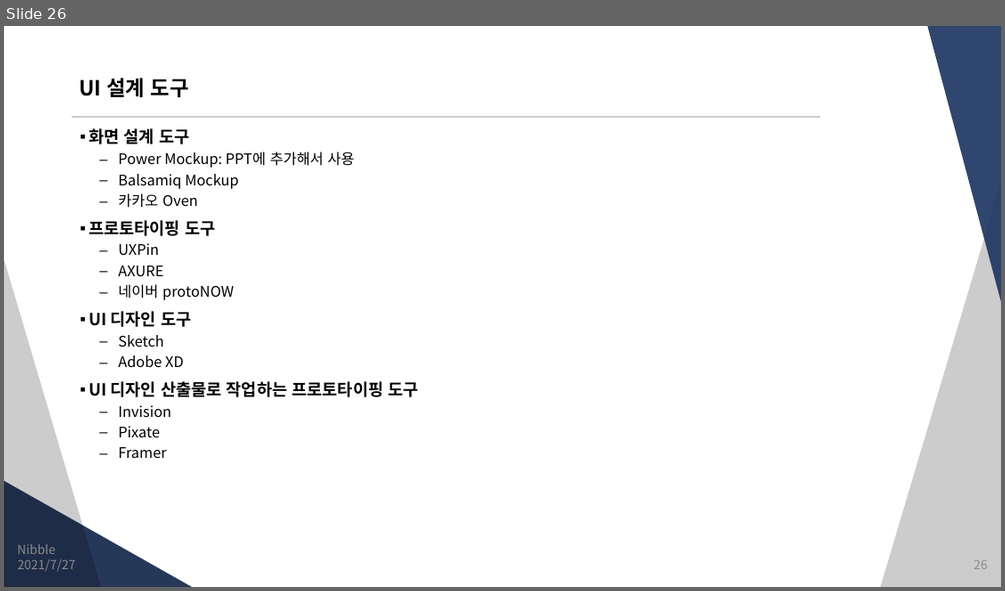
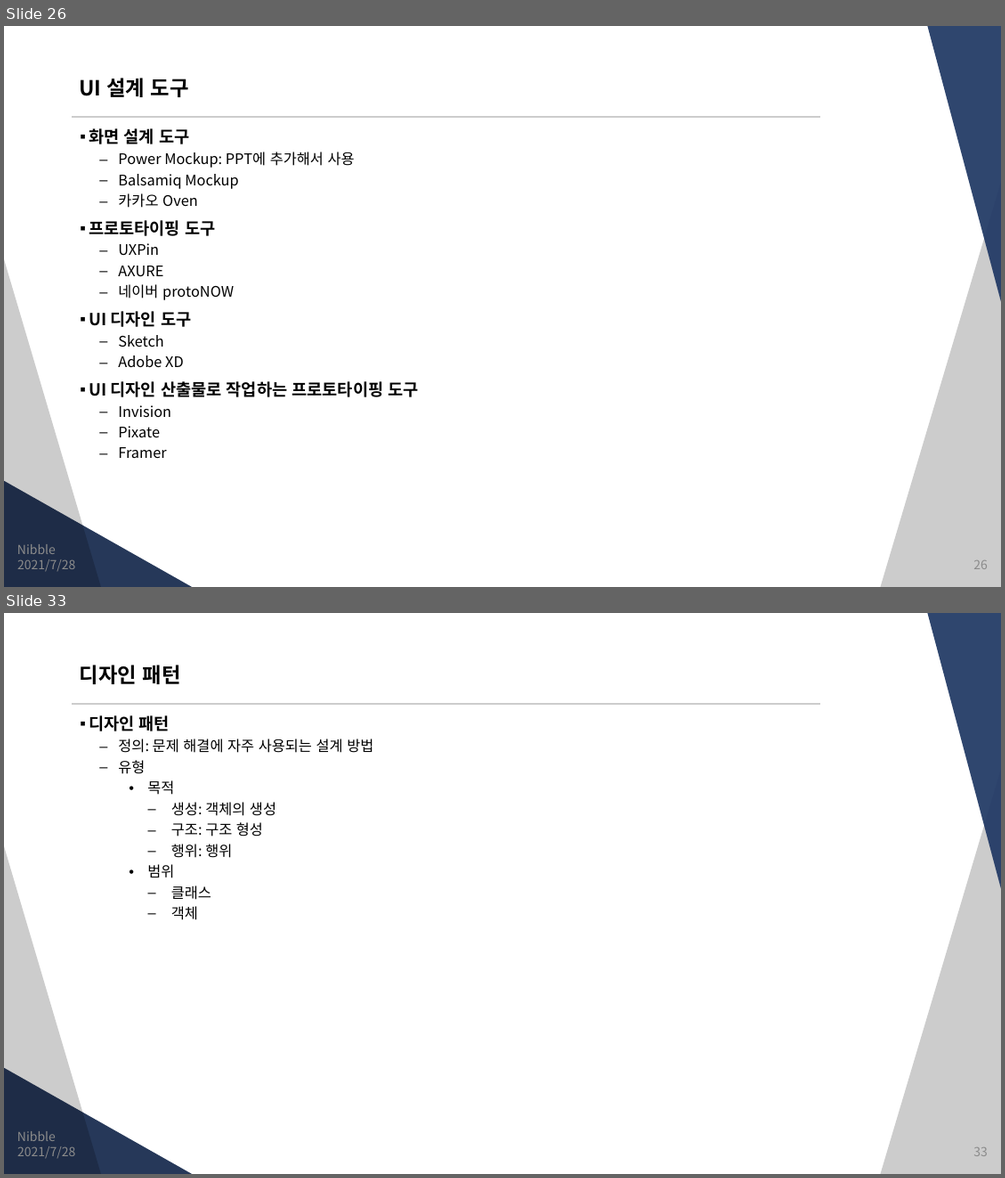
Before and after one commit to JungSangHyeon/2021-TIL, a slide deck: 정보처리기사/정보처리기사.pptx. Shown one above the other, each under a label of ours: slide 26 before the commit, slides 26 and 33 after it; the slides between them are not shown. The pictures are 1005x591 and 1005x1178 pixels, drawn with LibreOffice and Linux fonts; fonts in the diff are those of the drawing. Boxes give left, top, right and bottom in pixels: in the first picture for what was removed or moved away, otherwise in the second. Text is boxed around its words. In the diff, an @@ line names an element or a change of style, - is before the commit and + after.

```diff
--- a/정보처리기사/정보처리기사.pptx
+++ b/정보처리기사/정보처리기사.pptx
@@ slide 33 added at <box>4,613,1001,1174</box>, background #FFFFFF; not listed: 5 template elements that a slide beside it also shows @@
@@ title added at <box>80,665,181,684</box>, 20 pt, text #000000, bold @@
+디자인 패턴
@@ text added at <box>89,715,373,920</box>, 14 pt, text #000000 @@
+▪ 디자인 패턴
+  – 정의: 문제 해결에 자주 사용되는 설계 방법
+  – 유형
+    • 목적
+      – 생성: 객체의 생성
+      – 구조: 구조 형성
+      – 행위: 행위
+    • 범위
+      – 클래스
+      – 객체
@@ text added at <box>17,1131,56,1141</box>, 12 pt, text #8C8C8C @@
+Nibble
@@ text added at <box>17,1146,75,1159</box>, 12 pt, text #8C8C8C @@
+2021/7/28
@@ page number added at <box>973,1147,987,1156</box>, 12 pt, text #8C8C8C @@
+33
@@ slide 26 changed as well @@
@@ text at <box>17,559,75,572</box>: text changed @@
-2021/7/27
+2021/7/28
```
Also in this commit, not shown: 24 other slides changed, 7 other slides added.
